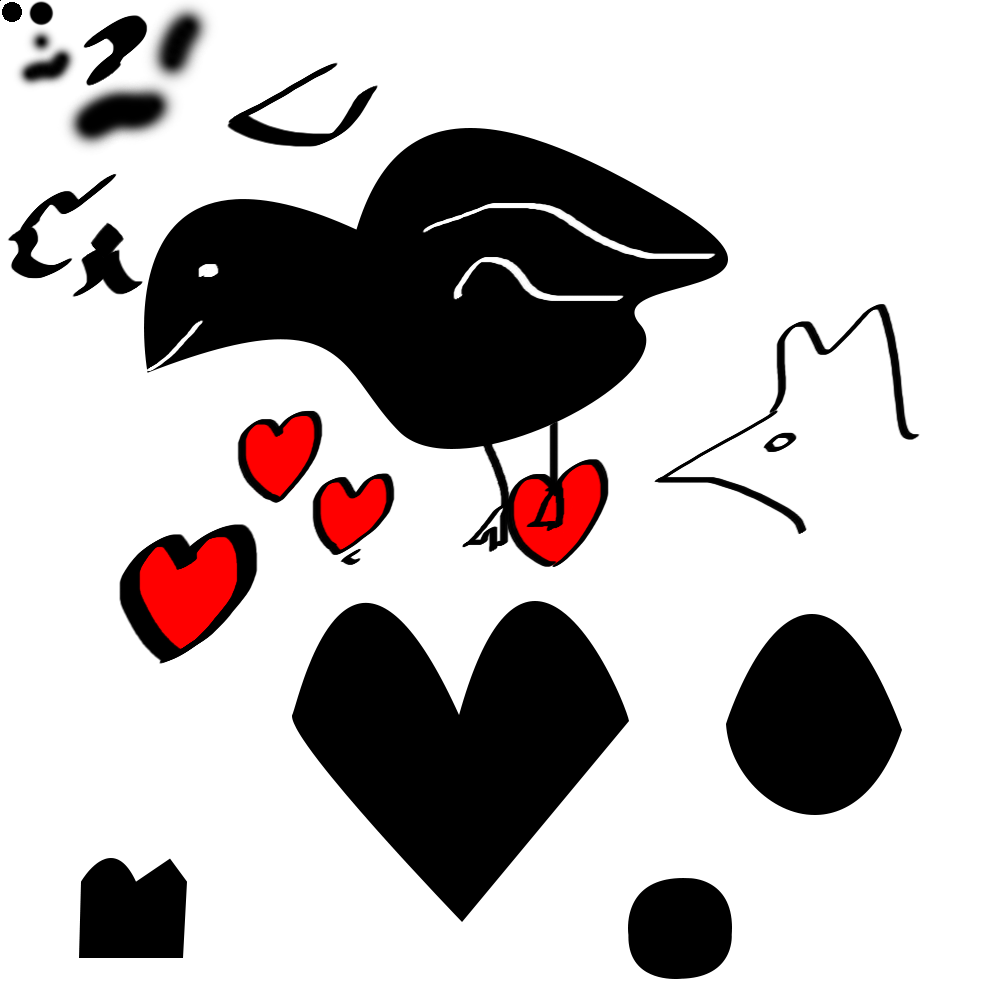
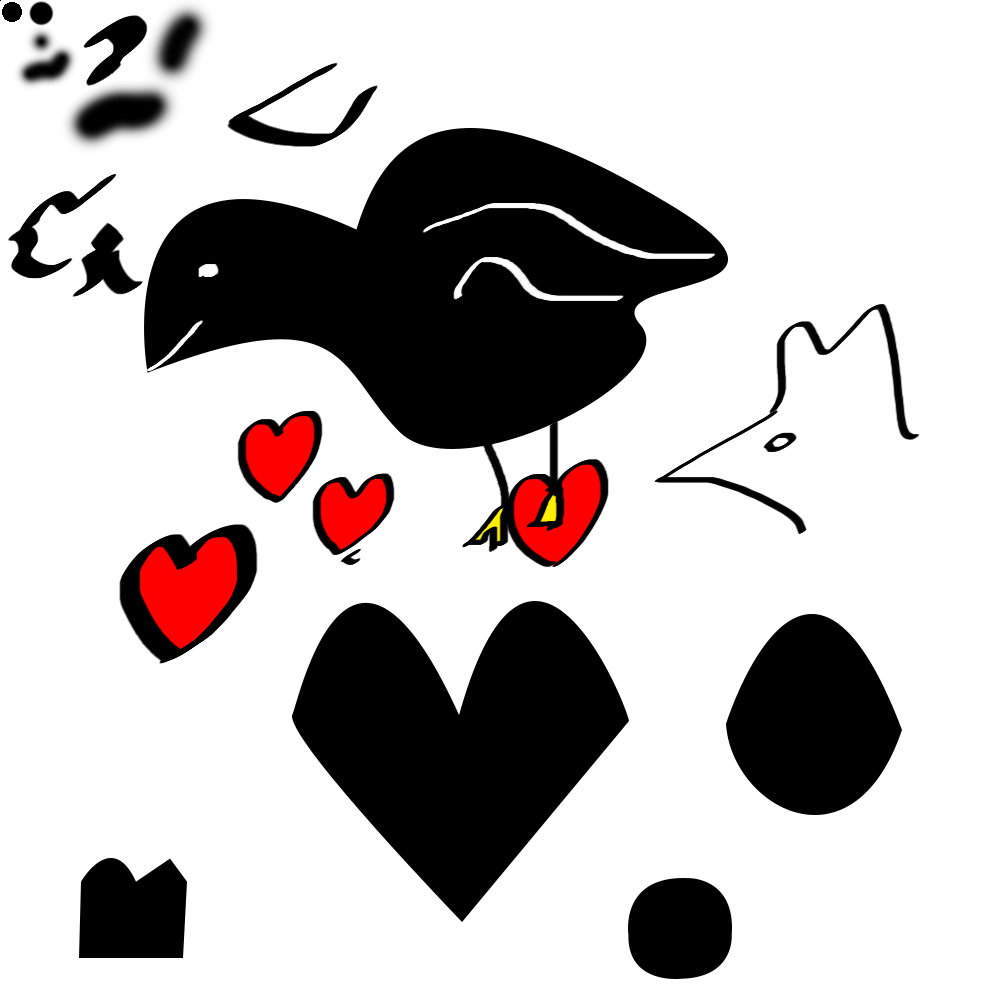
Layered file, before and after one edit (1000px x 1000px). Changes by layer:
added layer "Layer 4" above "Layer 1" over [475, 494, 558, 542]
